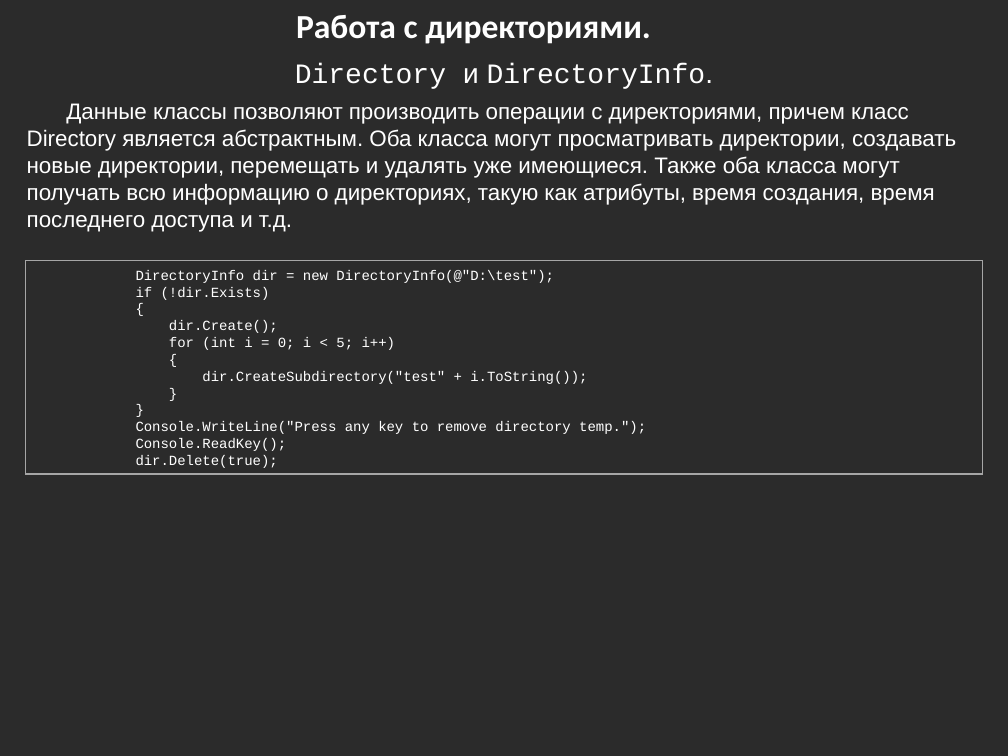
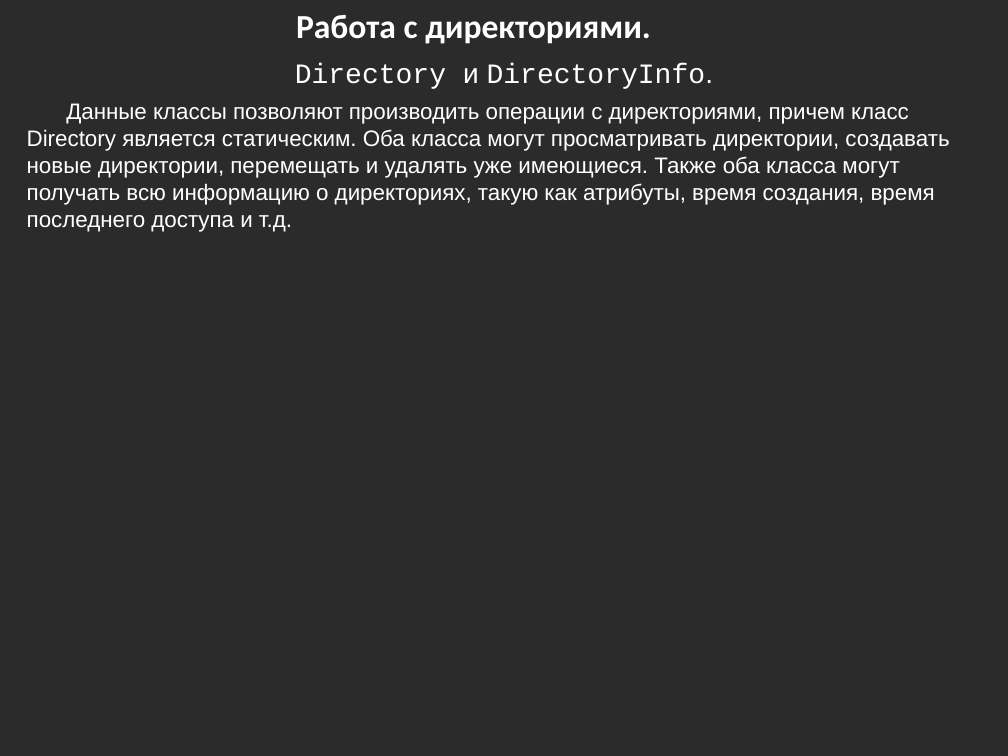
Before and after one commit to bazile/Training, a slide deck: slide 14 of Presentation/lesson-04-io.pptx. Drawn at 1008x756 pixels with LibreOffice and Linux fonts; fonts in the diff are those of the drawing; background and template pictures are left out; a plain dark background stands for a picture behind light text. Boxes give left, top, right and bottom in pixels: in the first picture for what was removed or moved away, otherwise in the second. Text is boxed around its words. In the diff, an @@ line names an element or a change of style, - is before the commit and + after.

Commit message:
Updated presentations #3 and #4

```diff
--- a/Presentation/lesson-04-io.pptx
+++ b/Presentation/lesson-04-io.pptx
@@ text at [27, 103, 949, 232]: text changed @@
-Данные классы позволяют производить операции с директориями, причем класс Directory является абстрактным. Оба класса могут просматривать директории, создавать новые директории, перемещать и удалять уже имеющиеся. Также оба класса могут получать всю информацию о директориях, такую как атрибуты, время создания, время последнего доступа и т.д.
+Данные классы позволяют производить операции с директориями, причем класс Directory является статическим. Оба класса могут просматривать директории, создавать новые директории, перемещать и удалять уже имеющиеся. Также оба класса могут получать всю информацию о директориях, такую как атрибуты, время создания, время последнего доступа и т.д.
@@ rectangle removed at [25, 260, 983, 474] @@
-DirectoryInfo dir = new DirectoryInfo(@"D:\test");
-if (!dir.Exists)
-{
-dir.Create();
-for (int i = 0; i < 5; i++)
-{
-dir.CreateSubdirectory("test" + i.ToString());
-}
-}
-Console.WriteLine("Press any key to remove directory temp.");
-Console.ReadKey();
-dir.Delete(true);
```
Also in this commit, not shown: 1 other slide changed, 2 slides added, 1 other file.
